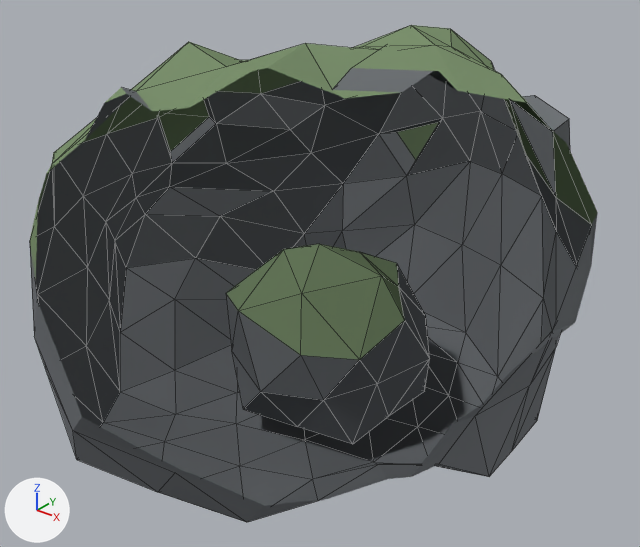
The Blender file Assets/_models/objects/Rock2.blend: old version first, new version second.
Rendered twice from a camera (50 mm lens) standing at (4.33, -5.48, 4.47) and looking at (0.16, -0.26, 1.23). The lights are fixed; the arrows at lower left show +X, +Y and +Z. Mesh edges are drawn as thin lines. Everything nearer to the camera than a plane just in front of the edit is cut away.
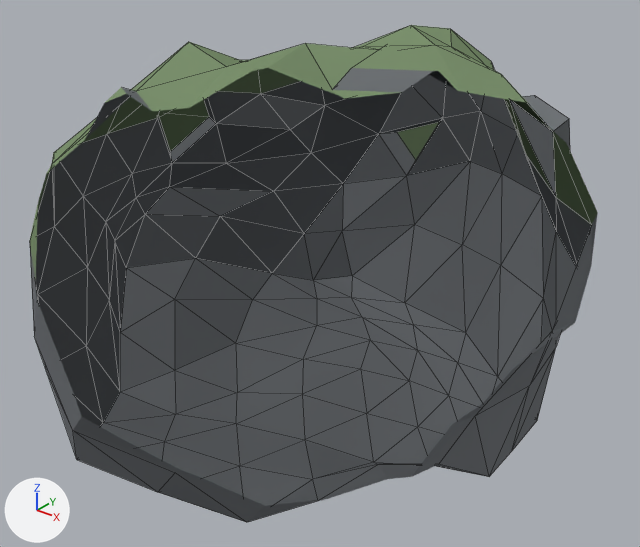
Boxes (x1, y1, x2, y2) around the edits, measured in the pictures (640 x 547 px):
'Icosphere.001', deleted: before (226, 244, 430, 444)
    faces in mat_material_001 (grey #73777b): (226, 265, 430, 444)
    faces in mat_mossy (green #7b906e): (226, 244, 405, 360)

The edits, one by one:
Object 'Icosphere.001' (ob_icosphere_001) is deleted.
